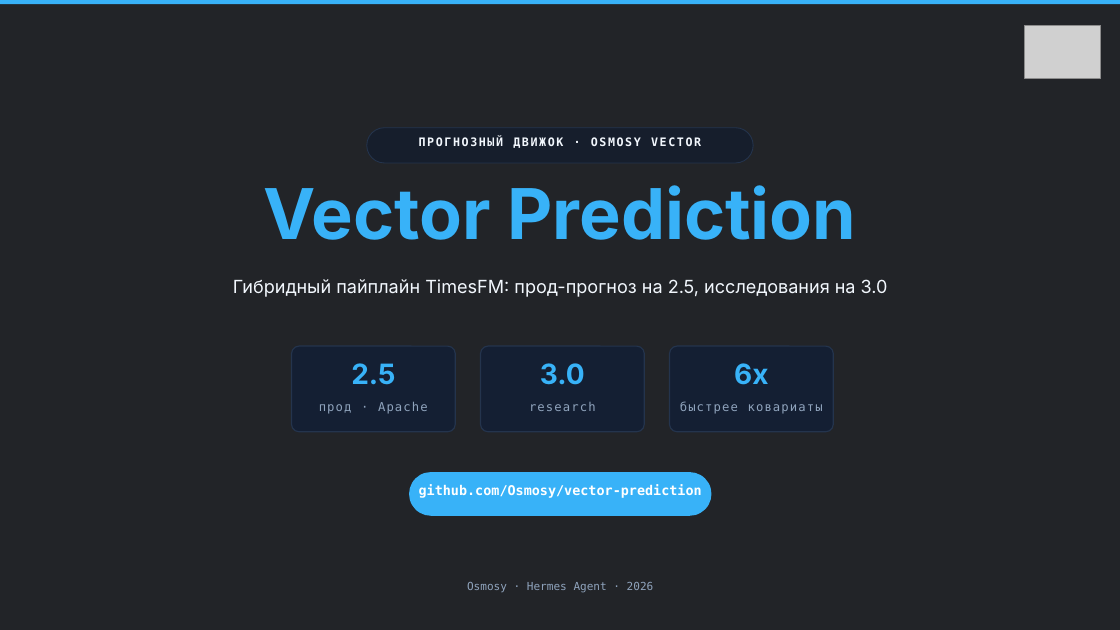
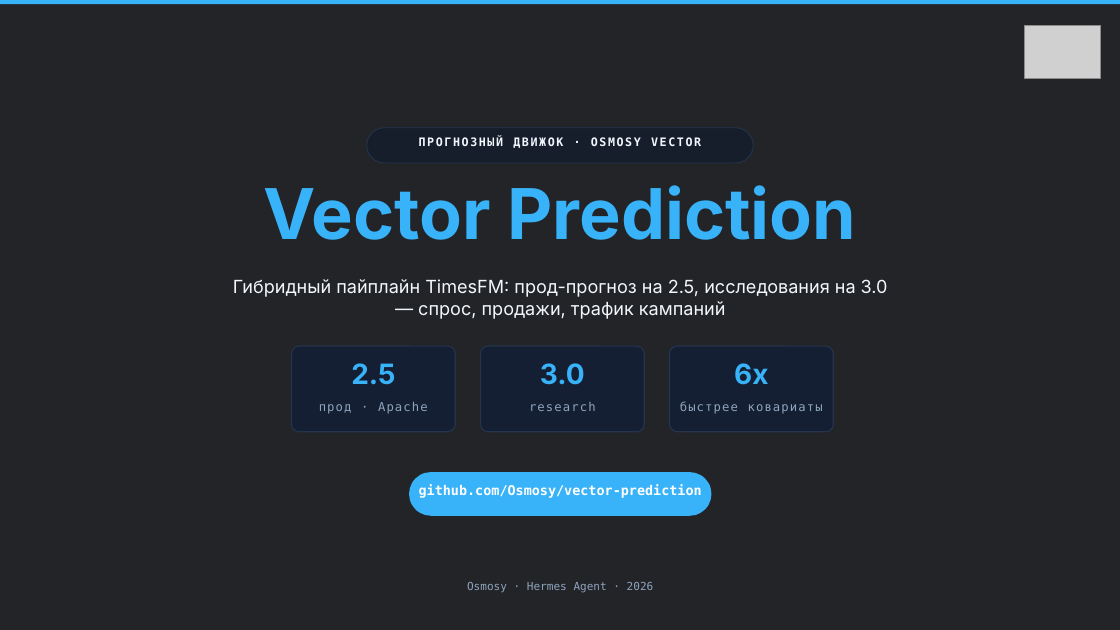
Before and after one commit to Osmosy/vector-prediction, a slide deck: slide 1 of docs/vector-prediction-obsidian-neon.pptx. Drawn at 1120x630 pixels with LibreOffice and Linux fonts; fonts in the diff are those of the drawing; grey boxes stand for pictures; background and template pictures are left out; a plain dark background stands for a picture behind light text. Boxes give left, top, right and bottom in pixels: in the first picture for what was removed or moved away, otherwise in the second. Text is boxed around its words. In the diff, an @@ line names an element or a change of style, - is before the commit and + after.

```diff
--- a/docs/vector-prediction-obsidian-neon.pptx
+++ b/docs/vector-prediction-obsidian-neon.pptx
@@ text at (x1=233, y1=279, x2=888, y2=319): text changed @@
-Гибридный пайплайн TimesFM: прод-прогноз на 2.5, исследования на 3.0
+Гибридный пайплайн TimesFM: прод-прогноз на 2.5, исследования на 3.0 — спрос, продажи, трафик кампаний
```
Also in this commit, not shown: 2 other slides changed, 9 slides added, 1 slide removed, 2 other files.
